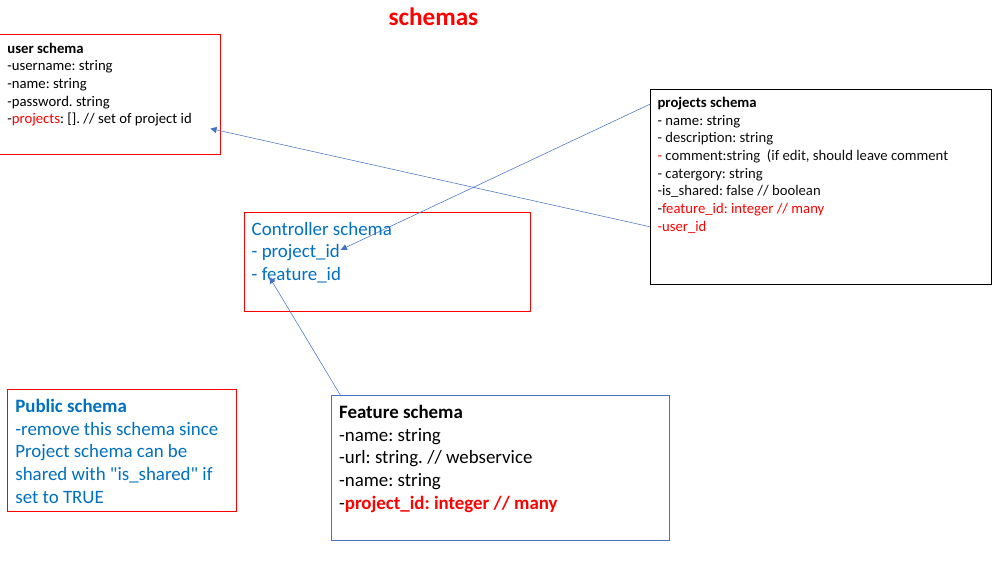
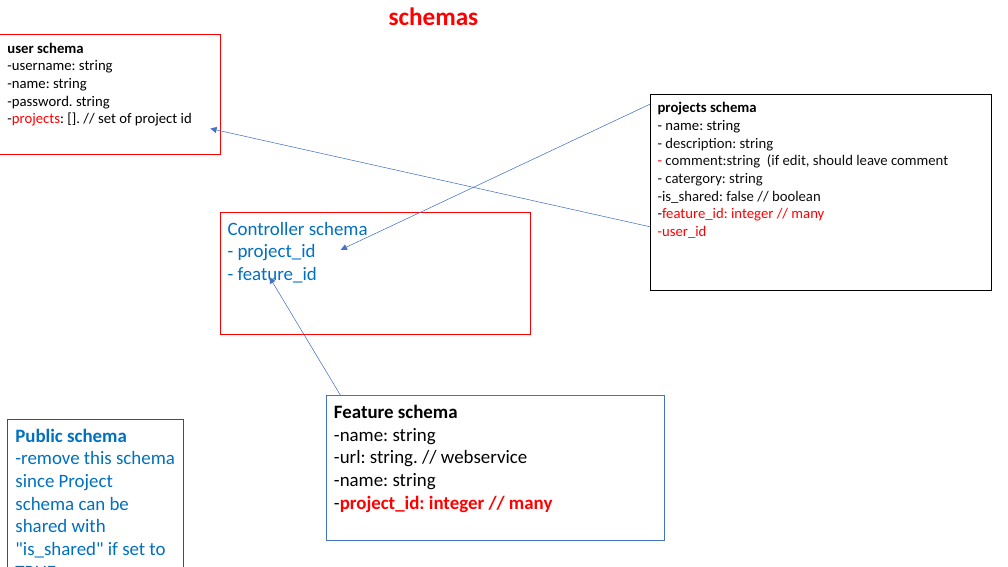
Before and after one commit to annguye2/geospatial-online-project, a slide deck: slide 2 of Geospatial Online Project.pptx. Drawn at 1008x567 pixels with LibreOffice and Linux fonts; fonts in the diff are those of the drawing. Boxes give left, top, right and bottom in pixels: in the first picture for what was removed or moved away, otherwise in the second. Text is boxed around its words. In the diff, an @@ line names an element or a change of style, - is before the commit and + after.

Commit message:
changed in schema design

```diff
--- a/Geospatial Online Project.pptx
+++ b/Geospatial Online Project.pptx
@@ rectangle "projects schema" moved from (x1=650, y1=89, x2=991, y2=285) to (x1=650, y1=95, x2=991, y2=290) @@
@@ rectangle "Controller schema" resized from (x1=244, y1=212, x2=530, y2=312) to (x1=220, y1=212, x2=530, y2=335) @@
@@ rectangle "Feature schema" moved from (x1=332, y1=395, x2=670, y2=541) to (x1=327, y1=395, x2=665, y2=541) @@
@@ rectangle "Public schema" resized from (x1=8, y1=390, x2=237, y2=513) to (x1=8, y1=420, x2=184, y2=567) @@
```
Also in this commit, not shown: 1 slide added, 1 slide removed.
